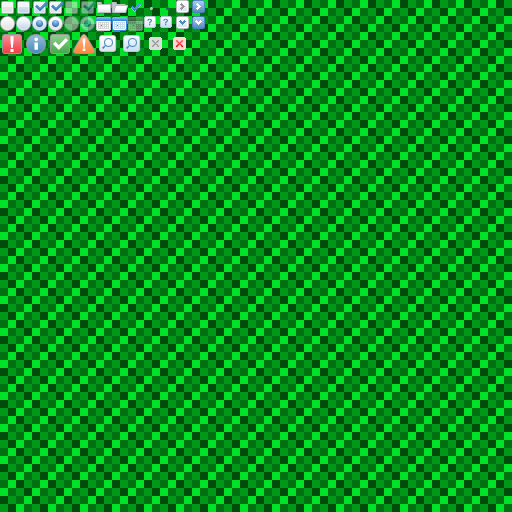
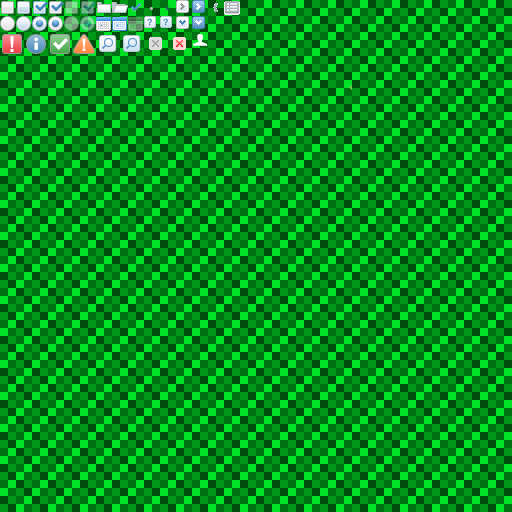
Layered file, before and after one edit (512 x 512). Changes by layer:
painted on "Layer 1" over [193, 1, 352, 90]
